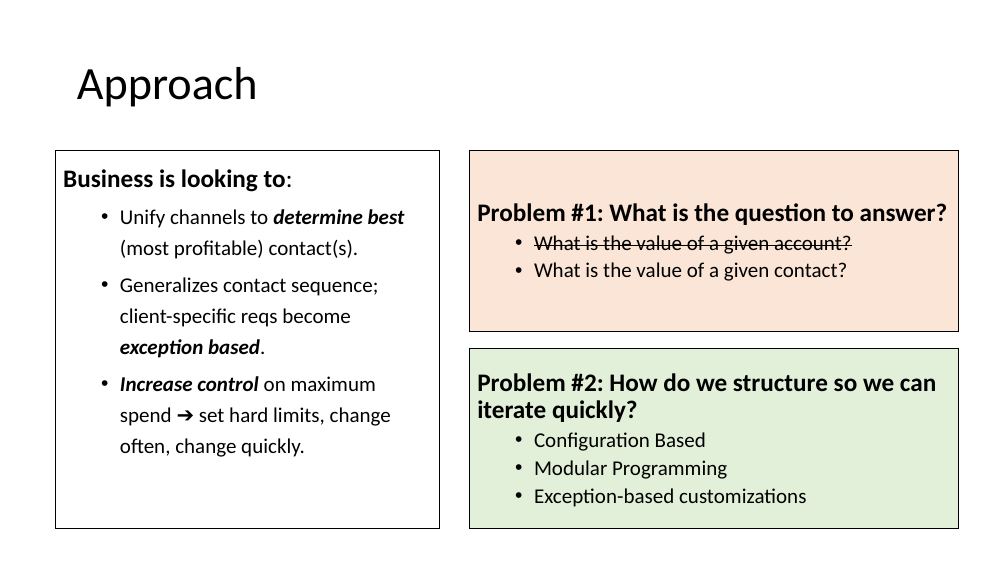
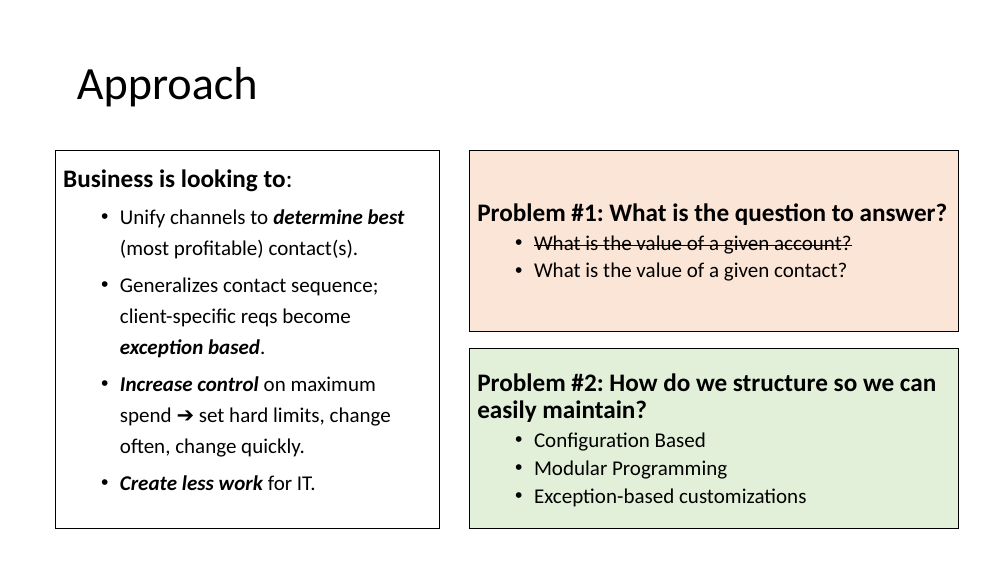
Before and after one commit to jasonchang2018/hh_hermes, a slide deck: slide 4 of doc/hermes-20230926.pptx. Drawn at 1008x567 pixels with LibreOffice and Linux fonts; fonts in the diff are those of the drawing. Boxes give left, top, right and bottom in pixels: in the first picture for what was removed or moved away, otherwise in the second. Text is boxed around its words. In the diff, an @@ line names an element or a change of style, - is before the commit and + after.

```diff
--- a/doc/hermes-20230926.pptx
+++ b/doc/hermes-20230926.pptx
@@ text in rectangle at (x1=477, y1=373, x2=936, y2=422): text changed @@
-Problem #2: How do we structure so we can iterate quickly?
+Problem #2: How do we structure so we can easily maintain?
@@ text in rectangle at (x1=120, y1=475, x2=316, y2=490): paragraph added @@
+  • Create less work for IT.
```
Also in this commit, not shown: 3 other slides changed, 3 other files.
